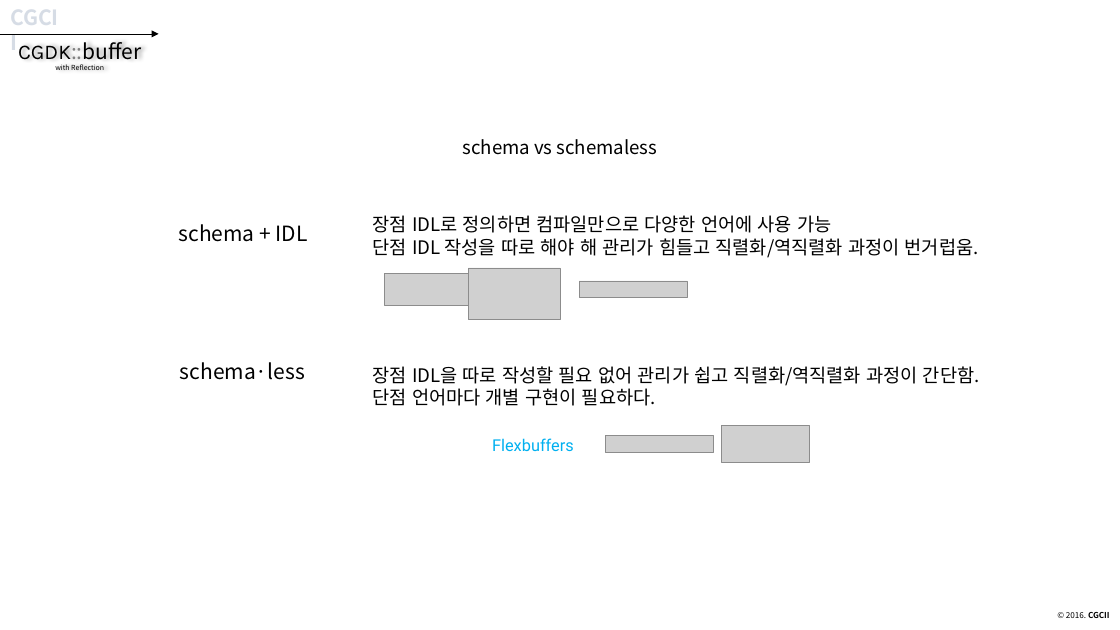
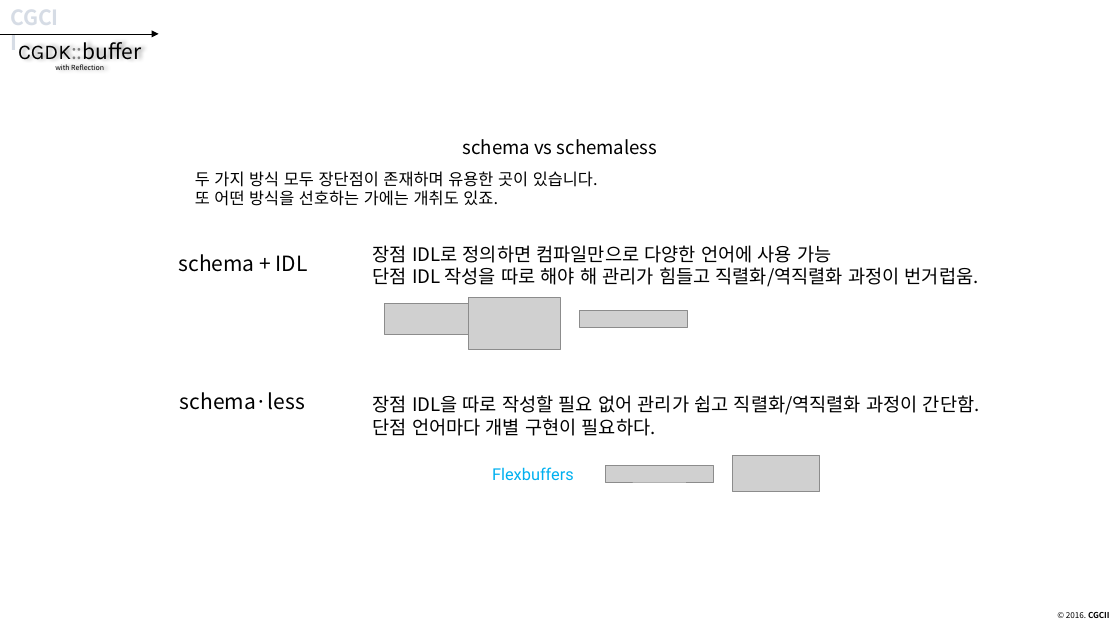
Before and after one commit to CGLabs/CGDK.buffer, a slide deck: slide 49 of C++/document/intruduce_CGDK.buffer.pptx. Drawn at 1120x630 pixels with LibreOffice and Linux fonts; fonts in the diff are those of the drawing; grey boxes stand for pictures. Boxes give left, top, right and bottom in pixels: in the first picture for what was removed or moved away, otherwise in the second. Text is boxed around its words. In the diff, an @@ line names an element or a change of style, - is before the commit and + after.

```diff
--- a/C++/document/intruduce_CGDK.buffer.pptx
+++ b/C++/document/intruduce_CGDK.buffer.pptx
@@ text added at [195,171,598,206], 14 pt, text #000000 @@
+두 가지 방식 모두 장단점이 존재하며 유용한 곳이 있습니다.
+또 어떤 방식을 선호하는 가에는 개취도 있죠.
@@ 5 texts, 4 pictures: place and size @@
-5 texts, 4 pictures at [179,215,980,453]
+5 texts, 4 pictures at [179,245,980,482]
@@ picture: place and size @@
-picture at [722,426,809,462]
+picture at [733,455,820,492]
```
Also in this commit, not shown: 17 other slides changed, 1 slide removed.
